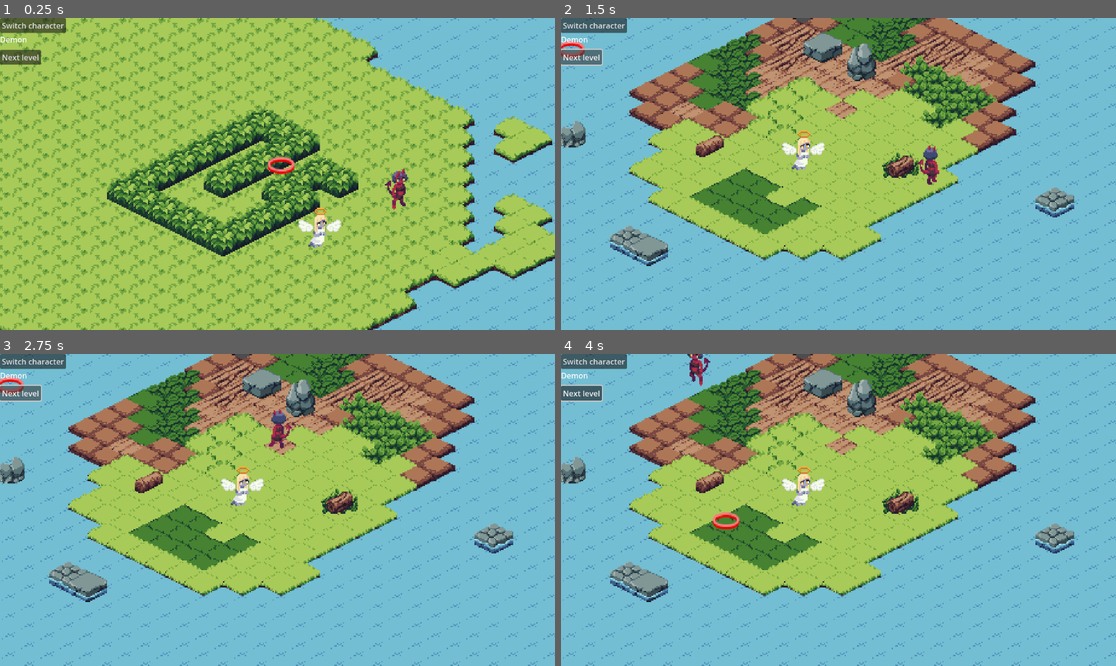
Above: before the commit, frames 1-4 (two rows, left to right).
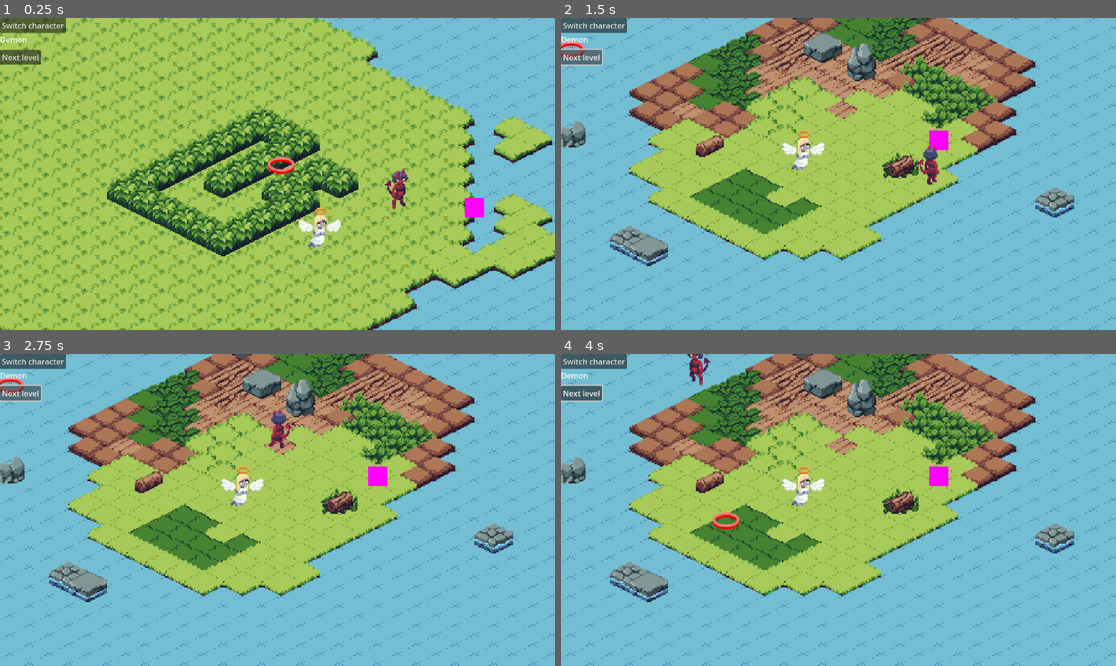
Above: after the commit, the same moments.

Repository: amdevcic/mashup-jam
Game: Godot game, scene res://Scenes/game.tscn
Same seed, same stepped clock (60 frames per second), same inputs: the game is played once before the commit and once after it.
Inputs (mouse positions are in pixels of both pictures, inside the frame that each line leads up to):
- Up to frame 1 (0.25 s): no input
- Up to frame 2 (1.5 s): click "Next level" at 0.5 s; click "Next level" at 1.25 s
- Up to frame 3 (2.75 s): click "Next level" at 2 s
- Up to frame 4 (4 s): move the mouse to (960, 494) at 2.77 s; click (960, 494) at 2.92 s; move the mouse to (727, 525) at 3.52 s; click (727, 525) at 3.67 s

The runs differ from the first frame. In frame 1, 0.2% of the frame differs, in the area x 83-88%, y 57-64%; in frame 2, 0.2%; in frame 3, 0.2%; in frame 4, 0.2%.

Commit message:
add soul node

Diff:
--- a/Scenes/game.tscn
+++ b/Scenes/game.tscn
@@ -1,10 +1,11 @@
-[gd_scene load_steps=8 format=3 uid="uid://dmmrgfbf8aecw"]
+[gd_scene load_steps=9 format=3 uid="uid://dmmrgfbf8aecw"]
 
 [ext_resource type="Script" path="res://Scripts/game.gd" id="1_5i71y"]
 [ext_resource type="PackedScene" uid="uid://gfnfsa1h6dja" path="res://Scenes/level.tscn" id="1_ko1vv"]
 [ext_resource type="PackedScene" uid="uid://c4r52krv6opdp" path="res://Scenes/demon.tscn" id="2_h300b"]
 [ext_resource type="PackedScene" uid="uid://dd1lei4unmq8a" path="res://Scenes/level2.tscn" id="3_eb2sd"]
 [ext_resource type="PackedScene" uid="uid://b7pluydprlt76" path="res://Scenes/angel.tscn" id="3_pfgay"]
+[ext_resource type="PackedScene" path="res://Scenes/soul.tscn" id="6_0x2fl"]
 
 [sub_resource type="InputEventKey" id="InputEventKey_sqdon"]
 device = -1
@@ -23,6 +24,8 @@
 
 [node name="Angel" parent="." instance=ExtResource("3_pfgay")]
 position = Vector2(638, 199)
+
+[node name="Soul" parent="." instance=ExtResource("6_0x2fl")]
 
 [node name="Camera2D" type="Camera2D" parent="."]
 position = Vector2(589, 220)
--- a/Scenes/level.tscn
+++ b/Scenes/level.tscn
@@ -9,6 +9,7 @@
 script = ExtResource("1_4r0ra")
 angelPosition = Vector2i(2, 36)
 demonPosition = Vector2i(6, 36)
+soulPosition = Vector2i(8, 38)
 
 [node name="Ground" type="TileMapLayer" parent="."]
 y_sort_enabled = true
--- a/Scenes/level2.tscn
+++ b/Scenes/level2.tscn
@@ -9,6 +9,7 @@
 script = ExtResource("1_8pqco")
 angelPosition = Vector2i(4, 30)
 demonPosition = Vector2i(7, 30)
+soulPosition = Vector2i(9, 32)
 
 [node name="Ground" type="TileMapLayer" parent="."]
 y_sort_enabled = true
--- /dev/null
+++ b/Scenes/soul.tscn
@@ -0,0 +1,9 @@
+[gd_scene load_steps=2 format=3 uid="uid://n1tecw20bkt4"]
+
+[sub_resource type="PlaceholderTexture2D" id="PlaceholderTexture2D_tbs7v"]
+size = Vector2(16, 16)
+
+[node name="Soul" type="Node2D"]
+
+[node name="Sprite2D" type="Sprite2D" parent="."]
+texture = SubResource("PlaceholderTexture2D_tbs7v")
--- a/Scripts/game.gd
+++ b/Scripts/game.gd
@@ -1,6 +1,7 @@
 extends Node2D
 
 @onready var characters: Array[Player] = [$"Demon", $"Angel"]
+@onready var soul: Node2D = $"Soul"
 
 @export var levels: Array[PackedScene]
 var level: Level
@@ -31,4 +32,5 @@
 func loadLevel(index: int) -> void:
 	level = levels[index].instantiate() as Level
 	add_child(level)
-	level.initLevel(characters[0], characters[1])
+	level.initLevel(characters[0], characters[1], soul)
+	print(soul.position)
--- a/Scripts/level.gd
+++ b/Scripts/level.gd
@@ -5,6 +5,7 @@
 
 @export var angelPosition: Vector2i
 @export var demonPosition: Vector2i
+@export var soulPosition: Vector2i
 
 @onready var astarGrid = AStarGrid2D.new()
 @onready var ground: TileMapLayer = $"Ground"
@@ -22,23 +23,23 @@
 	#TODO: iterate through tilemaplayers, set obstacles as astarGrid.set_point_solid(vector, false)
 	var tileData: TileData
 	var layers = get_children()
-	print(layers)
 
 	for x in range(astarGrid.region.position[0], astarGrid.region.end[0]): #iterate through each tile of ground
 		for y in range(astarGrid.region.position[1], astarGrid.region.end[1]):
 			for layer in layers:
 				if layer is TileMapLayer:
 					tileData = layer.get_cell_tile_data(Vector2i(x, y))
-					if tileData != null and (layer as TileMapLayer).get_navigation_map():
+					if tileData != null:
 						if tileData.get_navigation_polygon(0) == null:
 							astarGrid.set_point_solid(Vector2i(x, y))
 
 	astarGrid.update()
 
-func initLevel(demon: Player, angel: Player):
+func initLevel(demon: Player, angel: Player, soul: Node2D):
 	activeCharacter = demon
 	angel.global_position = ground.map_to_local(angelPosition)
 	demon.global_position = ground.map_to_local(demonPosition)
+	soul.global_position = ground.map_to_local(soulPosition)
 
 func _input(event):
 	if event is InputEventMouseButton and event.pressed:
